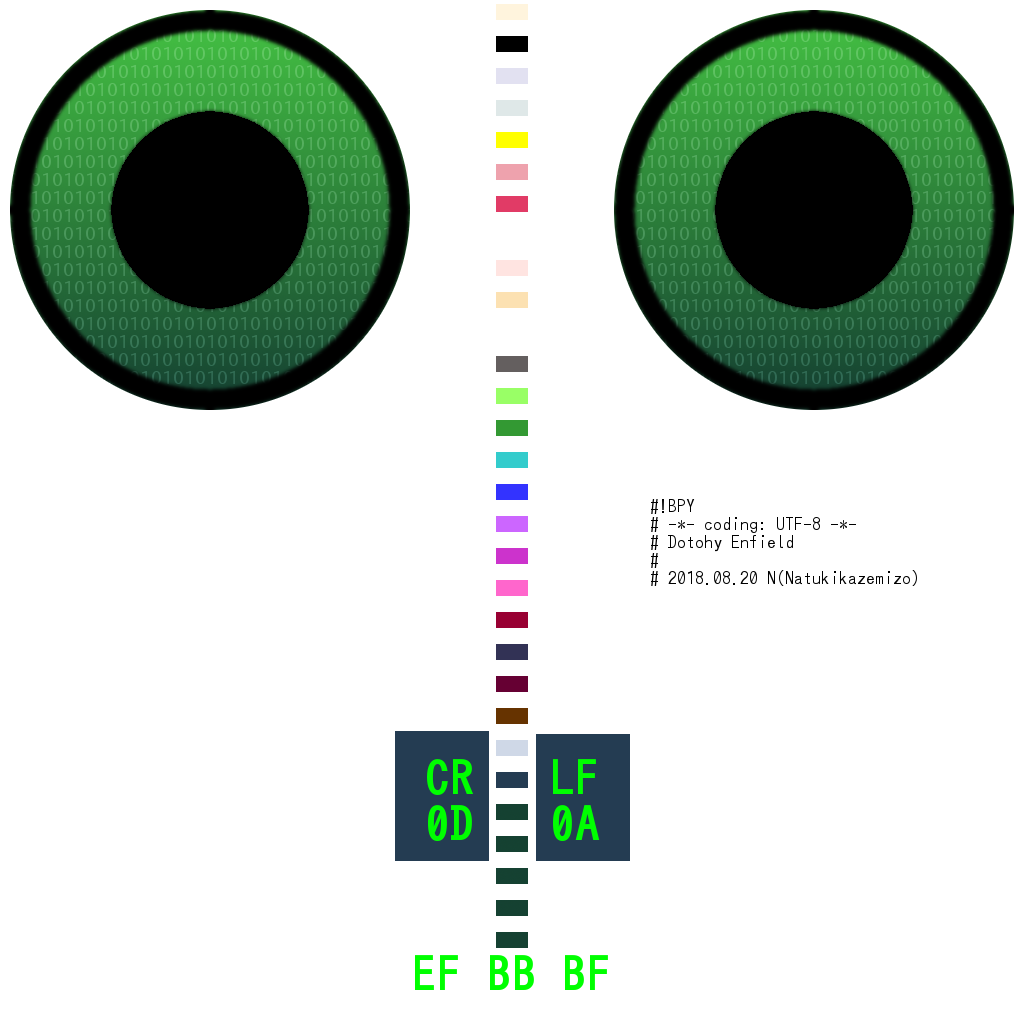
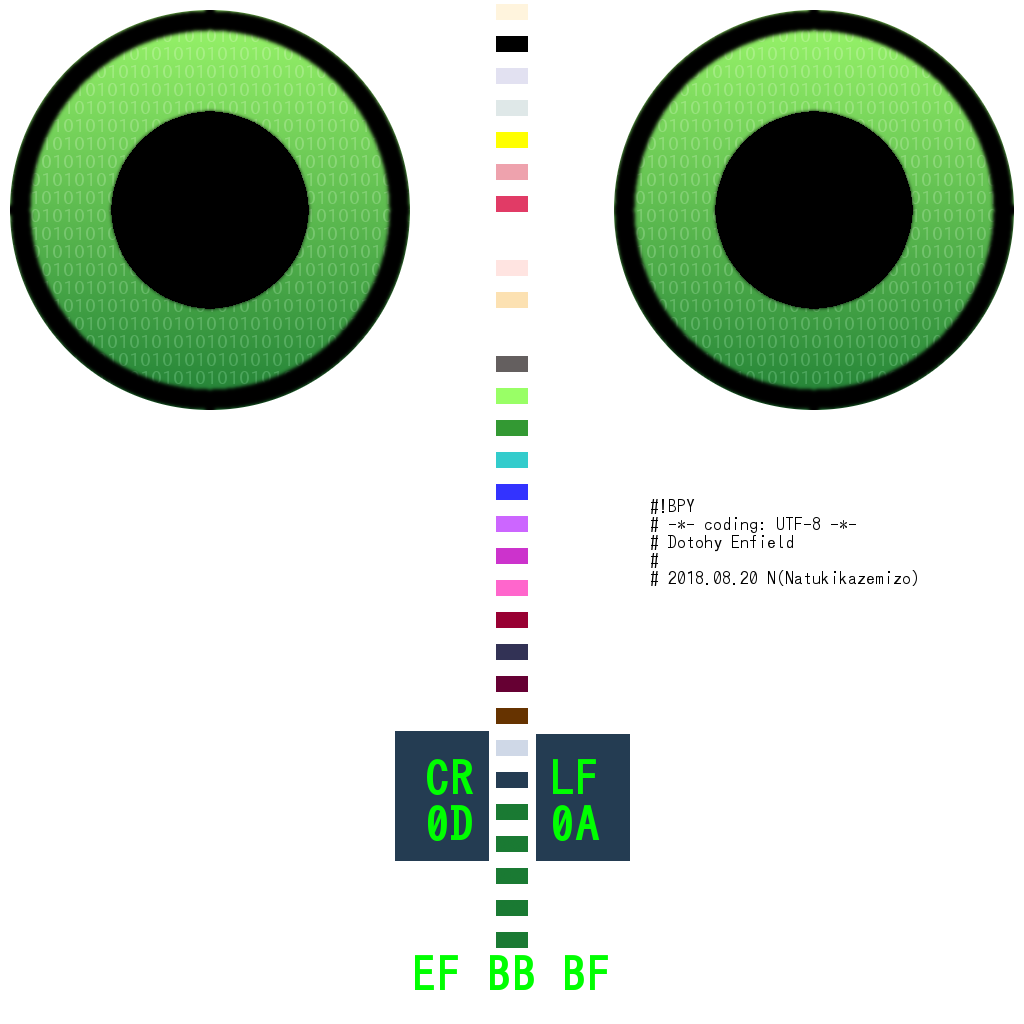
Layers edited between the first and the second w=1024, h=1024 image:
painted on "Eye #5" over [10, 10, 1014, 948]
